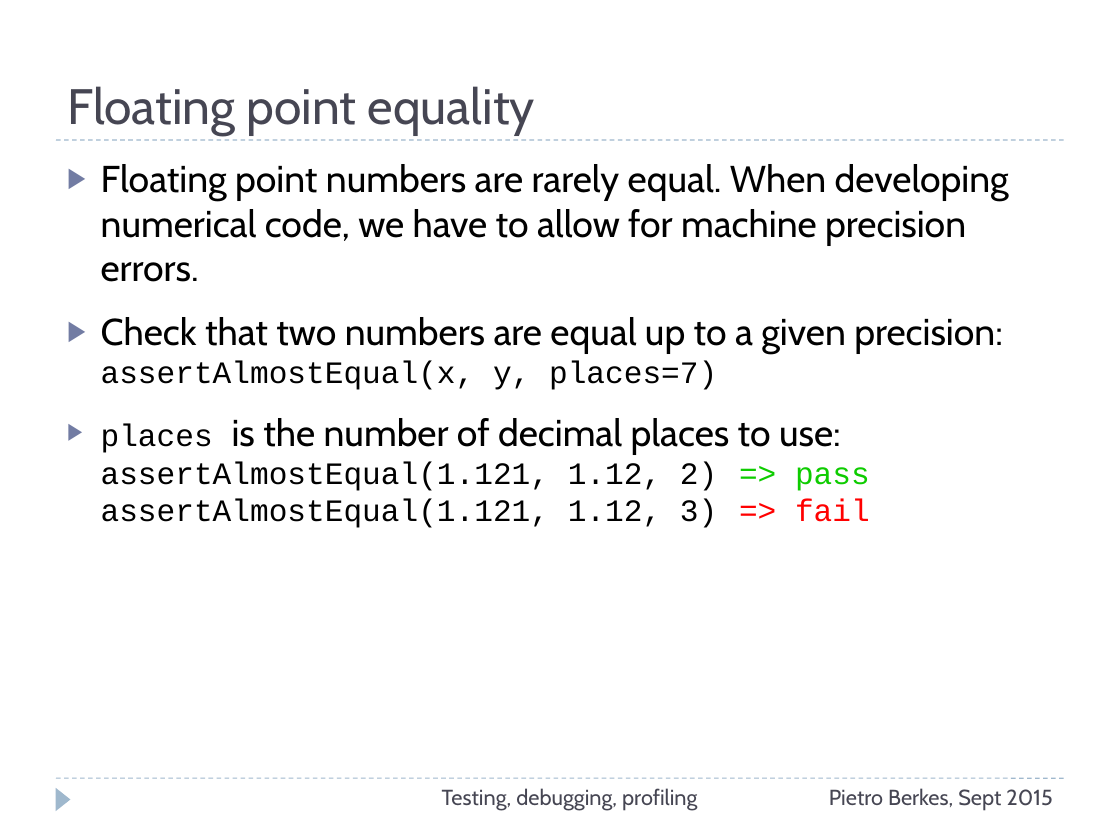
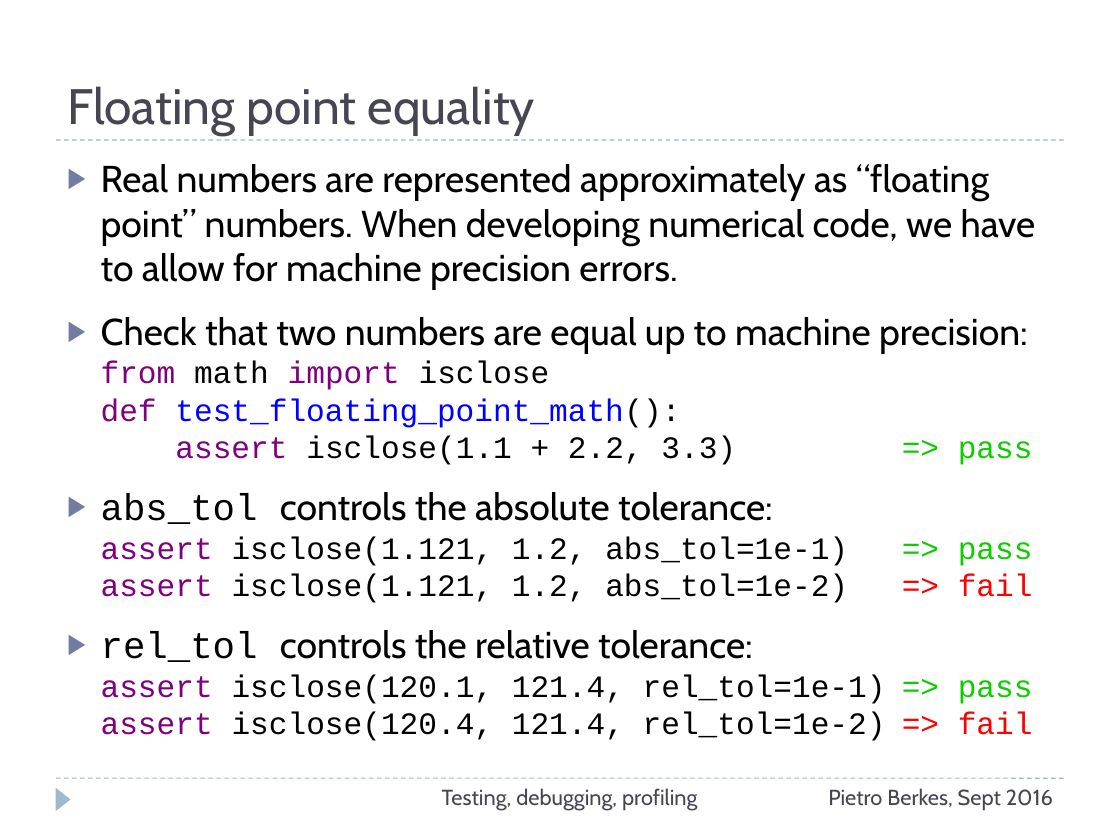
Before and after one commit to ASPP/testing_debugging_profiling, a slide deck: slide 27 of testing-debugging-profiling.pptx (slide 25 before the commit). Drawn at 1120x840 pixels with LibreOffice and Linux fonts; fonts in the diff are those of the drawing. Boxes give left, top, right and bottom in pixels: in the first picture for what was removed or moved away, otherwise in the second. Text is boxed around its words. In the diff, an @@ line names an element or a change of style, - is before the commit and + after.

```diff
--- a/testing-debugging-profiling.pptx
+++ b/testing-debugging-profiling.pptx
@@ text at (101,164,1036,741): text changed; size 24 to 20 pt; font Cabin to Courier New @@
-▶ Floating point numbers are rarely equal. When developing numerical code, we have to allow for machine precision errors.
-▶ Check that two numbers are equal up to a given precision:
-  assertAlmostEqual(x, y, places=7)
-▶ places is the number of decimal places to use:
-  assertAlmostEqual(1.121, 1.12, 2) => pass
-  assertAlmostEqual(1.121, 1.12, 3) => fail
+▶ Real numbers are represented approximately as “floating point” numbers. When developing numerical code, we have to allow for machine precision errors.
+▶ Check that two numbers are equal up to machine precision:
+  from math import isclose
+  def test_floating_point_math():
+  assert isclose(1.1 + 2.2, 3.3) => pass
+▶ abs_tol controls the absolute tolerance:
+  assert isclose(1.121, 1.2, abs_tol=1e-1) => pass
+  assert isclose(1.121, 1.2, abs_tol=1e-2) => fail
+▶ rel_tol controls the relative tolerance:
+  assert isclose(120.1, 121.4, rel_tol=1e-1) => pass
+  assert isclose(120.4, 121.4, rel_tol=1e-2) => fail
@@ text at (828,788,1053,811): text changed @@
-Pietro Berkes, Sept 2015
+Pietro Berkes, Sept 2016
```
Also in this commit, not shown: 75 other slides changed, 4 slides added, 2 slides removed, 1 other file.
